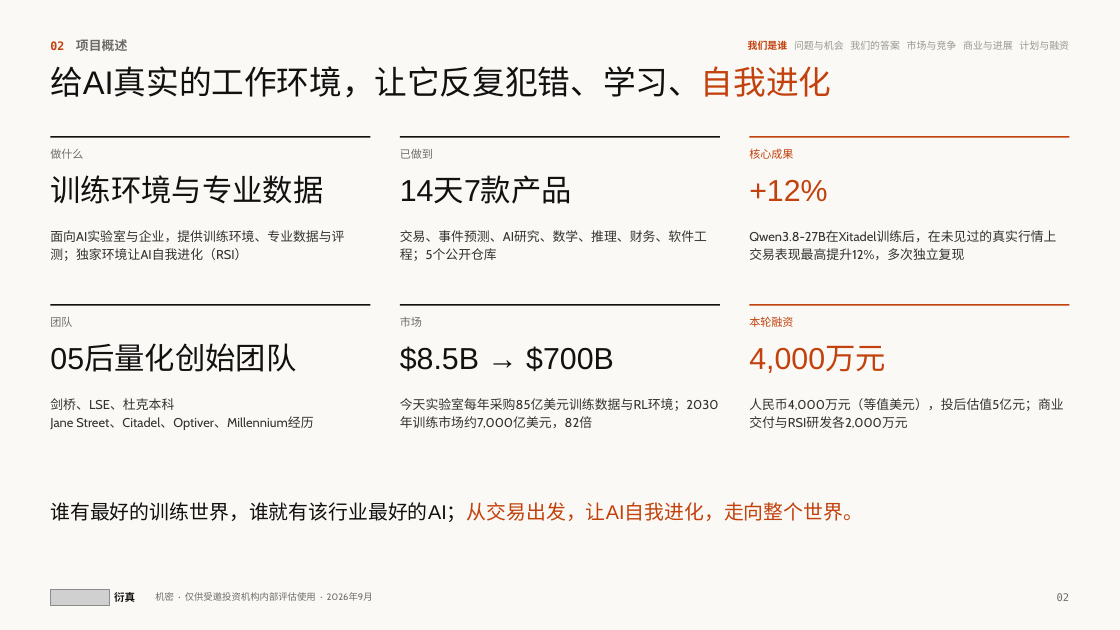
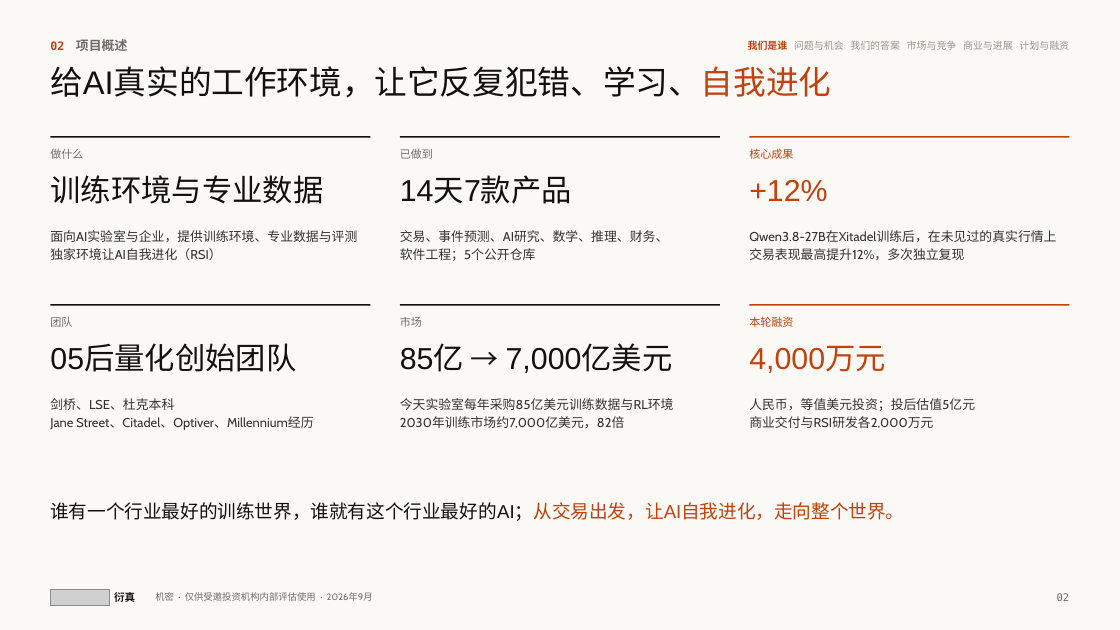
Before and after one commit to wangchen0802/Delta1, a slide deck: slide 2 of SimReal-BP-v26.pptx. Drawn at 1120x630 pixels with LibreOffice and Linux fonts; fonts in the diff are those of the drawing; grey boxes stand for pictures. Boxes give left, top, right and bottom in pixels: in the first picture for what was removed or moved away, otherwise in the second. Text is boxed around its words. In the diff, an @@ line names an element or a change of style, - is before the commit and + after.

```diff
--- a/SimReal-BP-v26.pptx
+++ b/SimReal-BP-v26.pptx
@@ text at [50,230,357,260]: text changed @@
-面向AI实验室与企业，提供训练环境、专业数据与评测；独家环境让AI自我进化（RSI）
+面向AI实验室与企业，提供训练环境、专业数据与评测
+独家环境让AI自我进化（RSI）
@@ text at [400,230,669,261]: text changed @@
-交易、事件预测、AI研究、数学、推理、财务、软件工程；5个公开仓库
+交易、事件预测、AI研究、数学、推理、财务、
+软件工程；5个公开仓库
@@ text at [400,345,673,373]: text changed @@
-$8.5B → $700B
+85亿 → 7,000亿美元
@@ text at [400,398,674,428]: text changed @@
-今天实验室每年采购85亿美元训练数据与RL环境；2030年训练市场约7,000亿美元，82倍
+今天实验室每年采购85亿美元训练数据与RL环境
+2030年训练市场约7,000亿美元，82倍
@@ text at [749,398,975,428]: text changed @@
-人民币4,000万元（等值美元），投后估值5亿元；商业交付与RSI研发各2,000万元
+人民币，等值美元投资；投后估值5亿元
+商业交付与RSI研发各2,000万元
@@ text at [50,502,904,521]: text changed; size 17 to 16 pt @@
-谁有最好的训练世界，谁就有该行业最好的AI；从交易出发，让AI自我进化，走向整个世界。
+谁有一个行业最好的训练世界，谁就有这个行业最好的AI；从交易出发，让AI自我进化，走向整个世界。
```
Also in this commit, not shown: 15 other slides changed, 3 other files.
